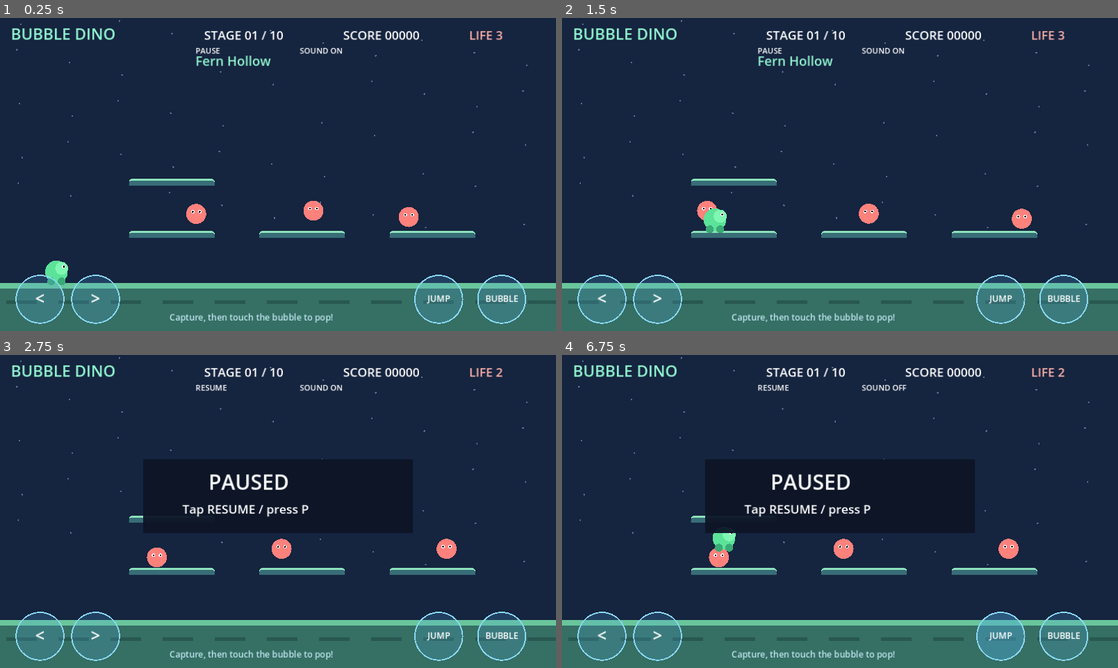
Above: before the commit, frames 1-4 (two rows, left to right).
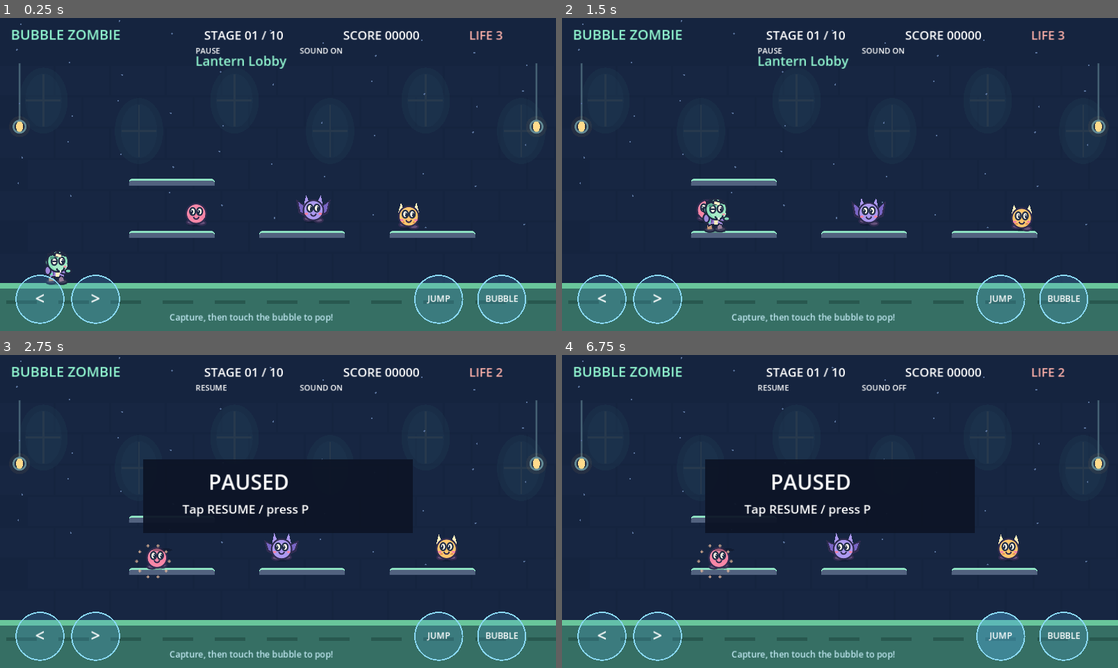
Above: after the commit, the same moments.

Repository: bekrage/game-ios
Game: Godot game, scene res://scenes/Main.tscn
Same seed, same stepped clock (60 frames per second), same inputs: the game is played once before the commit and once after it. Sound files missing from this copy of the repository are replaced by a short silence.
Inputs (mouse positions are in pixels of both pictures, inside the frame that each line leads up to):
- Up to frame 1 (0.25 s): no input
- Up to frame 2 (1.5 s): tap Enter at 0.5, 0.6 s; move the mouse to (962, 158) at 0.52 s; hold Right 0.53-1.25 s; click (962, 158) at 0.67 s; tap Space at 0.77, 1.07 s; drag from (728, 190) to (812, 237) at 1.27 s
- Up to frame 3 (2.75 s): move the mouse to (333, 442) at 2.02 s; hold Right from 2.03 s (still down); tap P at 2.1 s; tap Enter at 2.3 s
- Up to frame 4 (6.75 s): release Right at 2.75 s; tap Space at 2.75, 3.77, 4.07, 4.25, 5.75 s; drag from (812, 574) to (673, 464) at 2.77 s; tap Enter at 3.5, 3.8, 5, 5.1 s; move the mouse to (1006, 558) at 3.52 s; hold Left 3.53-4.25 s; tap X at 3.6 s; drag from (673, 464) to (756, 433) at 4.27 s; move the mouse to (867, 511) at 5.02 s; hold Left 5.03-5.75 s; click (867, 511) at 5.17 s; drag from (756, 433) to (728, 527) at 5.77 s; move the mouse to (962, 495) at 6.52 s; hold Up from 6.53 s (still down); tap M at 6.6 s

The runs differ from the first frame. In frame 1, 3.2% of the frame differs, in the area x 2-98%, y 3-86%; in frame 2, 3.1%; in frame 3, 2.4%; in frame 4, 2.6%.

Commit message:
Create original zombie hero, animated monsters and arcade audio

Diff:
--- a/project.godot
+++ b/project.godot
@@ -3,7 +3,7 @@
 [application]
 config/icon="res://assets/icon.png"
 boot_splash/fullsize=false
-config/name="Bubble Dino Adventure"
+config/name="Bubble Zombie Arcade"
 run/main_scene="res://scenes/Main.tscn"
 config/features=PackedStringArray("4.2", "GL Compatibility")
 
--- /dev/null
+++ b/scripts/character_art.gd
@@ -0,0 +1,104 @@
+extends RefCounted
+# Original procedural arcade artwork. Coordinates share the gameplay collision centres.
+static func oval(c: Node2D, p: Vector2, r: Vector2, color: Color, border: Color = Color.TRANSPARENT) -> void:
+ var points := PackedVector2Array()
+ for i in range(32):
+  var a := TAU * i / 32.0
+  points.append(p + Vector2(cos(a), sin(a)) * r)
+ c.draw_colored_polygon(points, color)
+ if border.a > 0:
+  points.append(points[0])
+  c.draw_polyline(points, border, 2.4, true)
+
+static func eye(c: Node2D, p: Vector2, direction: float, sleepy: bool = false) -> void:
+ oval(c, p, Vector2(6.4, 8.5), Color("fff9e7"), Color("243049"))
+ if sleepy:
+  c.draw_line(p + Vector2(-4,0), p + Vector2(4,0), Color("243049"), 2.5, true)
+ else:
+  oval(c, p + Vector2(direction * 2,1), Vector2(2.7,4.7), Color("243049"))
+  c.draw_circle(p + Vector2(direction * 2 - 1,-1), 1.2, Color.WHITE)
+
+static func hero(c: Node2D, pos: Vector2, direction: int, clock: float, walking: bool, jumping: bool, blowing: bool) -> void:
+ var ink := Color("202842")
+ var step := sin(clock * 11) * (4.0 if walking else 0.6)
+ var bob := absf(sin(clock*11)) * (1.5 if walking else 0.3)
+ c.draw_set_transform(pos + Vector2(0,-bob),0,Vector2(direction,1))
+ # Scuffed boots and mismatched trousers.
+ oval(c,Vector2(-12,22-step),Vector2(12,6),Color("41415c"),ink)
+ oval(c,Vector2(12,22+step),Vector2(13,6),Color("41415c"),ink)
+ c.draw_line(Vector2(-13,9),Vector2(-12,21-step),Color("ca9877"),9,true)
+ c.draw_line(Vector2(9,9),Vector2(12,21+step),Color("987d99"),9,true)
+ # Ragged violet jacket, cream undershirt, patch and buttons.
+ c.draw_colored_polygon(PackedVector2Array([Vector2(-18,-12),Vector2(16,-12),Vector2(20,15),Vector2(10,11),Vector2(5,16),Vector2(-4,12),Vector2(-15,16),Vector2(-20,10)]),ink)
+ c.draw_colored_polygon(PackedVector2Array([Vector2(-16,-10),Vector2(14,-10),Vector2(17,11),Vector2(9,8),Vector2(4,12),Vector2(-4,9),Vector2(-15,12)]),Color("9f88d9"))
+ c.draw_colored_polygon(PackedVector2Array([Vector2(-2,-11),Vector2(9,-11),Vector2(6,12),Vector2(-2,11)]),Color("fff0bf"))
+ c.draw_line(Vector2(-5,-9),Vector2(-8,7),Color("7152a2"),3,true)
+ c.draw_circle(Vector2(10,0),1.7,Color("ffcd79"))
+ c.draw_rect(Rect2(-16,1,7,7),Color("77d9bb"))
+ # Reaching zombie arms animate in opposite phase.
+ oval(c,Vector2(-20,-3-step*.35),Vector2(7,10),Color("9f88d9"),ink)
+ oval(c,Vector2(19,-1+step*.35),Vector2(10,6),Color("9f88d9"),ink)
+ oval(c,Vector2(27,-2+step*.35),Vector2(7,5),Color("80dbb5"),ink)
+ # Oversized rounded head and ears, with mint skin rather than gore.
+ oval(c,Vector2(-21,-22),Vector2(5,7),Color("64bfa3"),ink)
+ oval(c,Vector2(3,-24),Vector2(24,24),Color("8ce2ba"),ink)
+ oval(c,Vector2(8,-14),Vector2(17,12),Color("a7ebc7"))
+ c.draw_colored_polygon(PackedVector2Array([Vector2(-21,-33),Vector2(-22,-44),Vector2(-13,-42),Vector2(-12,-50),Vector2(-4,-43),Vector2(3,-49),Vector2(7,-43),Vector2(15,-46),Vector2(22,-35),Vector2(11,-37),Vector2(1,-33),Vector2(-9,-38)]),ink)
+ # One big eye and one sleepy eye.
+ eye(c,Vector2(12,-25),1)
+ eye(c,Vector2(-5,-24),1,true)
+ c.draw_line(Vector2(-14,-33),Vector2(-6,-31),Color("4c977f"),2,true)
+ for x in [-13,-10,-7]:
+  c.draw_line(Vector2(x,-35),Vector2(x-1,-30),Color("4c977f"),1.4,true)
+ oval(c,Vector2(20,-12),Vector2(4,2),Color("f39cac"))
+ if blowing:
+  oval(c,Vector2(24,-10),Vector2(5,5),ink)
+ else:
+  c.draw_arc(Vector2(9,-10),9,0.1,2.8,12,ink,2.5,true)
+  c.draw_rect(Rect2(7,-4,4,5),Color("fff9e7"))
+ # A forehead bandage.
+ c.draw_line(Vector2(-1,-39),Vector2(10,-36),Color("ffedc5"),5,true)
+ if jumping:
+  c.draw_line(Vector2(-14,32),Vector2(-17,39),Color("b5f7e9"),2,true)
+ c.draw_set_transform(Vector2.ZERO)
+
+static func monster(c: Node2D, pos: Vector2, kind: int, direction: int, clock: float, trapped: bool = false) -> void:
+ var outline := Color("302c50")
+ var colors := [Color("f887a7"),Color("ac98ef"),Color("ffc66d"),Color("75cee4")]
+ var t := clock * 6
+ var bounce := sin(t) * 2
+ c.draw_set_transform(pos,0,Vector2(0.68,0.68) if trapped else Vector2.ONE)
+ if kind == 1:
+  # Plum bat: animated wings and pointed ears.
+  var flap := sin(t)*8
+  for side in [-1,1]:
+   c.draw_colored_polygon(PackedVector2Array([Vector2(side*14,-8),Vector2(side*40,-22+flap),Vector2(side*34,6),Vector2(side*19,13)]),outline)
+   c.draw_colored_polygon(PackedVector2Array([Vector2(side*17,-7),Vector2(side*35,-16+flap),Vector2(side*30,2),Vector2(side*19,8)]),Color("7965c4"))
+   c.draw_colored_polygon(PackedVector2Array([Vector2(side*8,-16),Vector2(side*17,-36),Vector2(side*22,-12)]),colors[kind])
+ elif kind == 2:
+  # Tangerine horned beetle.
+  for side in [-1,1]:
+   c.draw_colored_polygon(PackedVector2Array([Vector2(side*10,-15),Vector2(side*18,-33),Vector2(side*24,-10)]),Color("fff0bd"))
+ elif kind == 3:
+  # Aqua jelly: springy tentacles and a tiny crown.
+  for i in range(4):
+   oval(c,Vector2(-15+i*10,18+sin(t+i)*4),Vector2(6,10),Color("489fbf"),outline)
+  for i in range(3):
+   c.draw_line(Vector2(-9+i*9,-20),Vector2(-13+i*13,-32+(i%2)*-4),Color("ffe399"),4,true)
+ if kind != 3:
+  oval(c,Vector2(-12,20+sin(t)*3),Vector2(10,5),Color("65517b"),outline)
+  oval(c,Vector2(12,20-sin(t)*3),Vector2(10,5),Color("65517b"),outline)
+ oval(c,Vector2(0,bounce),Vector2(23,23),colors[kind],outline)
+ oval(c,Vector2(-8,-10+bounce),Vector2(9,6),colors[kind].lightened(0.18))
+ if kind == 2:
+  for i in range(3):
+   oval(c,Vector2(-12+i*12,12),Vector2(3,2),Color("e48a54"))
+ eye(c,Vector2(-8,-5+bounce),direction,trapped)
+ eye(c,Vector2(8,-5+bounce),direction,trapped)
+ oval(c,Vector2(-16,7),Vector2(4,2.5),Color("f480a3"))
+ oval(c,Vector2(16,7),Vector2(4,2.5),Color("f480a3"))
+ if trapped:
+  oval(c,Vector2(0,10),Vector2(3,4),outline)
+ else:
+  c.draw_arc(Vector2(0,6),6,0.2,2.9,12,outline,2,true)
+ c.draw_set_transform(Vector2.ZERO)
--- a/scripts/main.gd
+++ b/scripts/main.gd
@@ -1,4 +1,6 @@
 extends Node2D
+
+const Art = preload("res://scripts/character_art.gd")
 
 const W := 1280.0
 const H := 720.0
@@ -18,8 +20,6 @@
 var touch_actions: Dictionary = {}
 var fire_timer := 0.0
 var invuln := 0.0
-var music_clock := 0.0
-var note_index := 0
 var audio: AudioStreamPlayer
 var music: AudioStreamPlayer
 var finished := false
@@ -28,15 +28,26 @@
 var platforms: Array[Rect2] = []
 var keyboard := {"left":false,"right":false,"jump":false,"fire":false}
 var stage_banner := 0.0
-const STAGE_NAMES := ["Fern Hollow", "Mint Steps", "Coral Cave", "Moon Garden", "Amber Ruins", "Crystal Rise", "Cloud Terrace", "Violet Vault", "Lava Lanterns", "Dino Summit"]
+var animation_clock := 0.0
+var particles: Array[Dictionary] = []
+var sound_bank: Dictionary = {}
+const STAGE_NAMES := ["Lantern Lobby", "Moonlit Cellar", "Candy Crypt", "Velvet Attic", "Clockwork Hall", "Crystal Vault", "Ghost Terrace", "Violet Chapel", "Pumpkin Parade", "Midnight Rooftop"]
 const PALETTES := ["15243f", "173b40", "40263f", "242448", "403325", "183c51", "24435a", "35204f", "462a32", "173d37"]
-const NOTES := [392.0, 523.25, 587.33, 523.25, 440.0, 392.0, 329.63, 349.23]
 
 func _ready() -> void:
  audio = AudioStreamPlayer.new()
  add_child(audio)
  music = AudioStreamPlayer.new()
  add_child(music)
+ for sound in ["bubble","jump","capture","pop","hurt","clear","victory","game_over"]:
+  sound_bank[sound] = load("res://assets/audio/" + sound + ".wav")
+ var tune := load("res://assets/audio/garden_loop.wav") as AudioStreamWAV
+ tune.loop_mode = AudioStreamWAV.LOOP_FORWARD
+ tune.loop_begin = 0
+ tune.loop_end = tune.data.size() / 2
+ music.stream = tune
+ music.volume_db = -7.0
+ music.play()
  _load_stage()
 
 func _load_stage() -> void:
@@ -49,32 +60,35 @@
   var x := 260.0 + float(n % 3) * 300.0 + float((stage * 37) % 80)
   var y := 490.0 - float(n / 3) * 120.0
   platforms.append(Rect2(x, y, 200 - stage * 3, 16))
+ particles.clear()
  enemies.clear()
  bubbles.clear()
  player = Vector2(130, FLOOR - 26)
  vel = Vector2.ZERO
  for i in range(2 + stage):
-  enemies.append({"pos":Vector2(570 + (i % 5) * 128, FLOOR - 23 - (i / 5) * 160),"dir":-1 if i % 2 == 0 else 1,"trapped":false,"phase":float(i),"lane":i % (platforms.size() + 1)})
+  enemies.append({"pos":Vector2(570 + (i % 5) * 128, FLOOR - 23 - (i / 5) * 160),"dir":-1 if i % 2 == 0 else 1,"trapped":false,"phase":float(i),"kind":i % 4,"lane":i % (platforms.size() + 1)})
  queue_redraw()
 
 func _physics_process(delta: float) -> void:
  if finished or paused:
   return
+ animation_clock += delta
+ for i in range(particles.size()-1,-1,-1):
+  particles[i]["life"] -= delta
+  particles[i]["pos"] += particles[i]["vel"] * delta
+  particles[i]["vel"].y += 250 * delta
+  if particles[i]["life"] <= 0:
+   particles.remove_at(i)
  stage_banner = maxf(0.0, stage_banner - delta)
  fire_timer = maxf(0.0, fire_timer - delta)
  invuln = maxf(0.0, invuln - delta)
- music_clock -= delta
- if music_clock <= 0:
-  music_clock = 0.27
-  _tone(NOTES[note_index % NOTES.size()], 0.11, 0.08, music)
-  note_index += 1
  var axis := int(keys["right"]) - int(keys["left"])
  vel.x = axis * SPEED
  if axis != 0:
   facing = axis
  if keys["jump"] and _grounded():
   vel.y = JUMP
-  _tone(660, 0.10, 0.20, audio)
+  _sfx("jump")
 
  var old_bottom := player.y + 26
  vel.y += GRAV * delta
@@ -91,7 +105,7 @@
  if keys["fire"] and fire_timer <= 0:
   fire_timer = 0.32
   bubbles.append({"pos":player + Vector2(facing * 33, -8),"dir":facing,"life":2.6,"enemy":-1})
-  _tone(880, 0.08, 0.16, audio)
+  _sfx("bubble")
  for i in range(enemies.size()):
   var e := enemies[i]
   if e["trapped"]:
@@ -117,9 +131,12 @@
    lives -= 1
    invuln = 1.8
    vel.y = -380
-   _tone(150, 0.35, 0.2, audio)
+   _sfx("hurt")
+   _burst(player, Color("ffc9a3"))
    if lives <= 0:
     finished = true
+    _sfx("game_over")
+    music.stop()
  for bi in range(bubbles.size() - 1, -1, -1):
   var b := bubbles[bi]
   b["life"] -= delta
@@ -132,7 +149,8 @@
      b["enemy"] = ei
      enemies[ei]["trapped"] = true
      b["life"] = 3.2
-     _tone(1100, 0.14, 0.15, audio)
+     _sfx("capture")
+     _burst(bp, Color("b9faff"))
      break
   else:
    var ei: int = b["enemy"]
@@ -145,7 +163,8 @@
      if int(bubbles[bj]["enemy"]) > ei:
       bubbles[bj]["enemy"] -= 1
     score += 100
-    _tone(1320, 0.15, 0.20, audio)
+    _sfx("pop")
+    _burst(bp, Color("fff1a6"))
     continue
   if b["life"] <= 0 or bp.y < 55 or bp.x < 15 or bp.x > W - 15:
    if int(b["enemy"]) >= 0 and int(b["enemy"]) < enemies.size():
@@ -157,19 +176,23 @@
   stage += 1
   if stage > 10:
    finished = true
+   _sfx("victory")
+   music.stop()
   else:
    _load_stage()
+   _sfx("clear")
  queue_redraw()
 
 func _draw() -> void:
  draw_rect(Rect2(0, 0, W, H), Color(PALETTES[mini(stage,10) - 1]))
+ _draw_cavern()
  for i in range(45):
   draw_circle(Vector2(float((i * 233 + 39) % 1280), float((i * 117 + 73) % 490)), 2.0, Color("566f98"))
  draw_rect(Rect2(0, FLOOR, W, 110), Color("366f64"))
  draw_rect(Rect2(0, FLOOR, W, 13), Color("69c69b"))
  for i in range(11):
   draw_rect(Rect2(i * 120 + 15, FLOOR + 40, 70, 8), Color("28584f"))
- _txt(Vector2(25, 50), "BUBBLE DINO", 36, Color("91f6d0"))
+ _txt(Vector2(25, 50), "BUBBLE ZOMBIE", 32, Color("91f6d0"))
  _txt(Vector2(470, 50), "STAGE %02d / 10" % mini(stage, 10), 28, Color.WHITE)
  _txt(Vector2(790, 50), "SCORE %05d" % score, 28, Color.WHITE)
  _txt(Vector2(1080, 50), "LIFE %d" % lives, 28, Color("ffb2aa"))
@@ -183,26 +206,30 @@
  for e in enemies:
   if e["trapped"]:
    continue
-  var p: Vector2 = e["pos"]
-  draw_circle(p, 23, Color("ff817c"))
-  draw_circle(p + Vector2(-8,-5), 4, Color.WHITE)
-  draw_circle(p + Vector2(8,-5), 4, Color.WHITE)
-  draw_circle(p + Vector2(-8,-5), 2, Color.BLACK)
-  draw_circle(p + Vector2(8,-5), 2, Color.BLACK)
+  var ep: Vector2 = e["pos"]
+  Art.oval(self,ep+Vector2(0,25),Vector2(20,4),Color(0.02,0.04,0.10,0.25))
+  Art.monster(self,ep,int(e.get("kind",int(e["lane"])%4)),int(e["dir"]),animation_clock+float(e["phase"]))
  for b in bubbles:
-  var p: Vector2 = b["pos"]
-  draw_circle(p, 29, Color(0.4,0.9,1.0,0.19))
-  draw_arc(p, 29, 0, TAU, 40, Color("a8f4ff"), 4)
-  draw_circle(p + Vector2(-10,-11), 6, Color(1,1,1,0.5))
-  if int(b["enemy"]) >= 0:
-   draw_circle(p, 16, Color("ff817c"))
- if invuln <= 0 or int(Time.get_ticks_msec() / 100) % 2 == 0:
-  draw_circle(player, 26, Color("5be39a"))
-  draw_circle(player + Vector2(facing * 12, -8), 15, Color("7ef7b1"))
-  draw_circle(player + Vector2(facing * 16, -12), 4, Color.WHITE)
-  draw_circle(player + Vector2(facing * 17, -12), 2, Color.BLACK)
-  draw_circle(player + Vector2(-12, 22), 9, Color("3aaa76"))
-  draw_circle(player + Vector2(12, 22), 9, Color("3aaa76"))
+  var bp: Vector2 = b["pos"]
+  var shimmer := sin(animation_clock*4 + bp.x)*0.08
+  draw_circle(bp,29,Color(0.4,0.9,1.0,0.12+shimmer))
+  draw_arc(bp,29,0,TAU,48,Color("adf0ff"),2.5,true)
+  draw_arc(bp,26,0.3,2.1,18,Color("ffbfe8"),2,true)
+  draw_arc(bp,27,3.1,4.6,18,Color("c9ffe1"),3,true)
+  draw_circle(bp+Vector2(-10,-13),5,Color(1,1,1,0.8))
+  draw_circle(bp+Vector2(-17,-5),2,Color.WHITE)
+  if int(b["enemy"]) >= 0 and int(b["enemy"]) < enemies.size():
+   var caught := enemies[int(b["enemy"])]
+   Art.monster(self,bp,int(caught.get("kind",0)),1,animation_clock,true)
+ Art.oval(self,Vector2(player.x,player.y+27),Vector2(24,4),Color(0.02,0.04,0.1,0.35))
+ if invuln <= 0 or int(animation_clock*10) % 2 == 0:
+  Art.hero(self,player,facing,animation_clock,absf(vel.x)>1,not _grounded(),fire_timer>0.2)
+ for bit in particles:
+  var bp: Vector2 = bit["pos"]
+  var tint: Color = bit["color"]
+  tint.a = clampf(float(bit["life"])*2,0,1)
+  draw_line(bp-Vector2(3,0),bp+Vector2(3,0),tint,2,true)
+  draw_line(bp-Vector2(0,3),bp+Vector2(0,3),tint,2,true)
  _button(Vector2(92, 647), 55, "<", "left")
  _button(Vector2(220, 647), 55, ">", "right")
  _button(Vector2(1010, 647), 55, "JUMP", "jump")
@@ -248,6 +275,8 @@
    score = 0
    lives = 3
    finished = false
+   if not muted:
+    music.play()
    _clear_input()
    _load_stage()
    return
@@ -273,6 +302,8 @@
    score = 0
    lives = 3
    finished = false
+   if not muted:
+    music.play()
    _clear_input()
    _load_stage()
   _refresh_touch()
@@ -281,27 +312,34 @@
  for a in keys.keys():
   keys[a] = keyboard[a] or a in touch_actions.values()
 
-func _tone(hz: float, duration: float, volume: float, target: AudioStreamPlayer) -> void:
- if muted:
+func _sfx(sound: String) -> void:
+ if muted or not sound_bank.has(sound):
   return
- var rate := 22050
- var sample_count := int(duration * rate)
- var pcm := PackedByteArray()
- pcm.resize(sample_count * 2)
- for i in range(sample_count):
-  var env := 1.0 - float(i) / sample_count
-  var v := int(sin(TAU * hz * float(i) / rate) * env * volume * 32767)
-  if v < 0:
-   v += 65536
-  pcm[i * 2] = v & 255
-  pcm[i * 2 + 1] = (v >> 8) & 255
- var wav := AudioStreamWAV.new()
- wav.format = AudioStreamWAV.FORMAT_16_BITS
- wav.mix_rate = rate
- wav.stereo = false
- wav.data = pcm
- target.stream = wav
- target.play()
+ audio.stream = sound_bank[sound]
+ audio.play()
+
+func _burst(pos: Vector2, tint: Color) -> void:
+ for i in range(10):
+  var angle := TAU*i/10.0
+  particles.append({"pos":pos,"vel":Vector2(cos(angle),sin(angle))*125,"life":0.55,"color":tint})
+
+func _draw_cavern() -> void:
+ # Chunky masonry, soft halo windows and hanging lanterns.
+ for row in range(7):
+  for col in range(11):
+   var x := col*128.0 + (64 if row%2 else 0)
+   draw_rect(Rect2(x,row*72.0+110,124,68),Color(0.4,0.55,0.7,0.025))
+ for i in range(6):
+  var p := Vector2(100+i*220,190+int(i%2)*70)
+  Art.oval(self,p,Vector2(56,76),Color(0.12,0.22,0.32,0.35))
+  Art.oval(self,p,Vector2(42,62),Color(0.2,0.4,0.5,0.07))
+  draw_line(p+Vector2(0,-60),p+Vector2(0,60),Color("27394d"),4)
+  draw_line(p+Vector2(-40,0),p+Vector2(40,0),Color("27394d"),4)
+ for side in [45,1235]:
+  draw_line(Vector2(side,105),Vector2(side,240),Color("456174"),3,true)
+  draw_circle(Vector2(side,250),24,Color(1.0,0.75,0.35,0.06))
+  Art.oval(self,Vector2(side,250),Vector2(8,13),Color("ffdb8c"))
+  draw_arc(Vector2(side,250),14,0,TAU,20,Color("638b96"),3,true)
 
 func _grounded() -> bool:
  if absf(player.y + 26 - FLOOR) < 1:
@@ -313,8 +351,8 @@
 
 func _ledge_style() -> StyleBoxFlat:
  var style := StyleBoxFlat.new()
- style.bg_color = Color("386d77")
- style.border_color = Color("91eac0")
+ style.bg_color = Color("52627f")
+ style.border_color = Color("92e9c7")
  style.border_width_top = 4
  style.corner_radius_top_left = 6
  style.corner_radius_top_right = 6
@@ -339,6 +377,9 @@
  if muted:
   music.stop()
   audio.stop()
+ elif not finished:
+  music.play()
+  music.stream_paused = paused
  queue_redraw()
 
 func _menu_at(p: Vector2) -> bool:
--- /dev/null
+++ b/tests/audio.gd
@@ -0,0 +1,37 @@
+extends SceneTree
+var checks := 0
+func check(ok: bool, label: String) -> void:
+ if not ok:
+  printerr("FAIL: " + label)
+  quit(1)
+  return
+ checks += 1
+ print("PASS: " + label)
+func _initialize() -> void:
+ call_deferred("run")
+func run() -> void:
+ var game = load("res://scenes/Main.tscn").instantiate()
+ root.add_child(game)
+ game.set_physics_process(false)
+ check(game.music.playing, "background music starts")
+ check(game.music.stream.loop_mode == AudioStreamWAV.LOOP_FORWARD, "music loops")
+ check(game.music.stream.get_length() > 10, "full music phrase")
+ for name in ["bubble","jump","capture","pop","hurt","clear","victory","game_over"]:
+  check(game.sound_bank[name].get_length() > 0.05, name + " PCM loaded")
+ game._sfx("bubble")
+ check(game.audio.playing and game.music.playing, "effects coexist with music")
+ game._toggle_mute()
+ check(not game.audio.playing and not game.music.playing, "mute stops both channels")
+ game._toggle_mute()
+ check(game.music.playing, "unmute restarts music")
+ game._toggle_pause()
+ check(game.music.stream_paused, "pause suspends music")
+ game._toggle_pause()
+ check(not game.music.stream_paused, "resume continues music")
+ game.audio.stop()
+ game.music.stop()
+ await create_timer(0.15).timeout
+ game.free()
+ await create_timer(0.15).timeout
+ print("AUDIO %d CHECKS PASSED" % checks)
+ quit()
--- a/tests/gameplay.gd
+++ b/tests/gameplay.gd
@@ -100,6 +100,11 @@
   game._physics_process(0.016)
   check(game.stage == n + 1, "clear stage %d" % n)
  check(game.finished and game.stage == 11, "ten-stage victory")
+ game.audio.stop()
+ game.music.stop()
+ await create_timer(0.2).timeout
  game.free()
+ # Let the audio mixer release its asynchronous playback references.
+ await create_timer(0.1).timeout
  print("ALL %d CHECKS PASSED" % checks)
  quit(0)
Not shown, changed: README_KO.txt
Not shown, added: assets/audio/bubble.wav.import
Not shown, added: assets/audio/capture.wav.import
Not shown, added: assets/audio/clear.wav.import
Not shown, added: assets/audio/game_over.wav.import
Not shown, added: assets/audio/garden_loop.wav.import
Not shown, added: assets/audio/hurt.wav.import
Not shown, added: assets/audio/jump.wav.import
Not shown, added: assets/audio/pop.wav.import
Not shown, added: assets/audio/sound_preview.wav.import
Not shown, added: assets/audio/victory.wav.import
Binary file changed: assets/icon.png
(and 21 more such lines)
